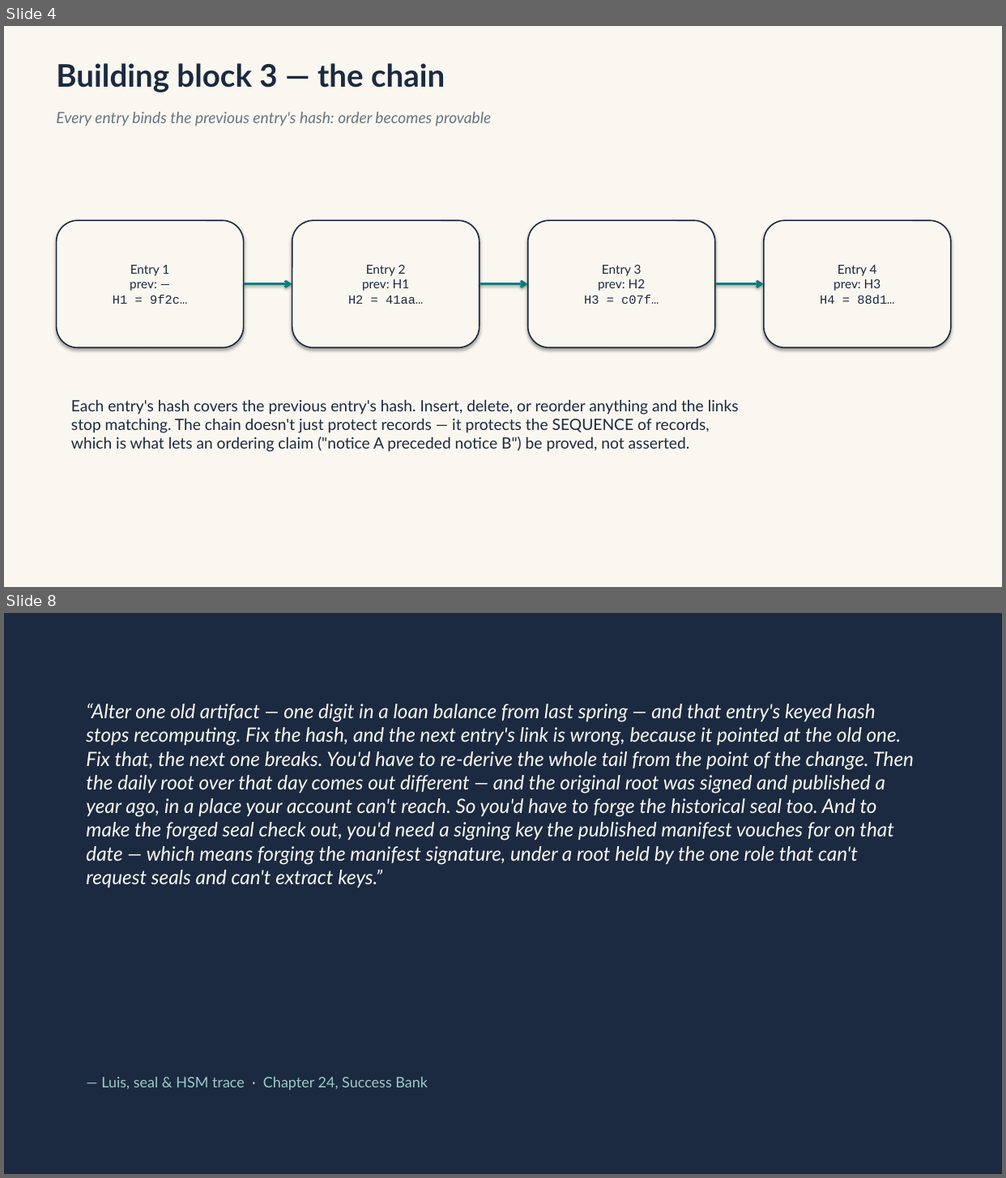
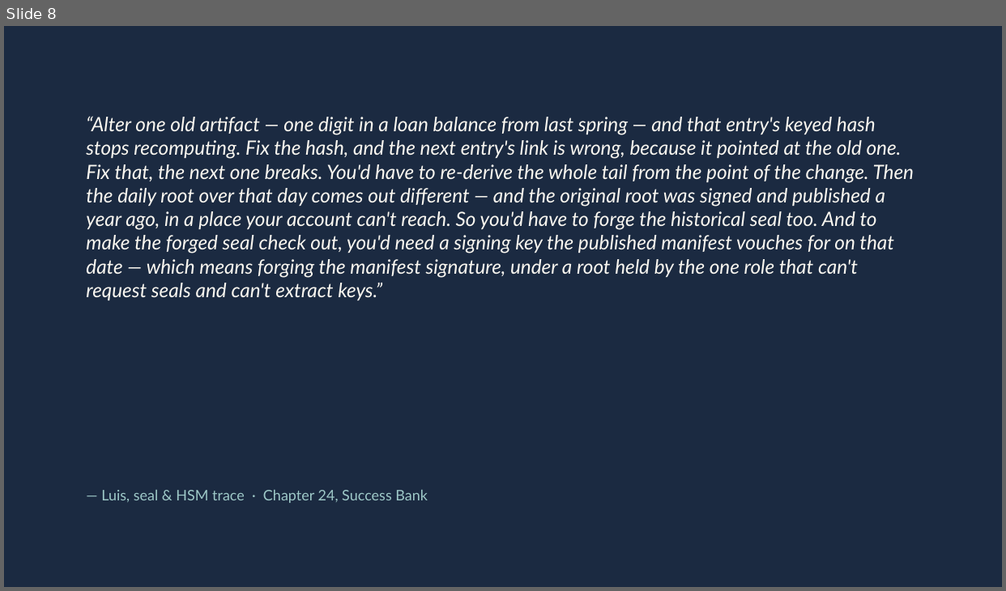
Before and after one commit to mmpworks/Herald.Documentation, a slide deck: diagrams/compliance/merkle-seal-chain.pptx. Shown one above the other, each under a label of ours: slides 4 and 8 before the commit, slide 8 after it; the slides between them are not shown. The pictures are 1006x1178 and 1006x591 pixels, drawn with LibreOffice and Linux fonts; fonts in the diff are those of the drawing. Boxes give left, top, right and bottom in pixels: in the first picture for what was removed or moved away, otherwise in the second. Text is boxed around its words. In the diff, an @@ line names an element or a change of style, - is before the commit and + after.

Commit message:
docs: merkle-seal-chain deck v2 - full data structures
Rebuilt with record-level structs sharing the walk-deck's example data (entries 0410-0412, root 6a3f...d208, seal S-2025-05-23, manifest key windows) so the two decks cross-reference. Tamper cascade now traces concrete field values.

```diff
--- a/diagrams/compliance/merkle-seal-chain.pptx
+++ b/diagrams/compliance/merkle-seal-chain.pptx
@@ slide 4 removed at bbox=[4, 26, 1002, 587], background #FAF7F0 @@
@@ text removed at bbox=[56, 63, 445, 92] @@
-Building block 3 — the chain
@@ text removed at bbox=[56, 112, 491, 126] @@
-Every entry binds the previous entry's hash: order becomes provable
@@ rounded rectangle removed at bbox=[57, 220, 244, 348] @@
-Entry 1
-prev: —
-H1 = 9f2c…
@@ rounded rectangle removed at bbox=[292, 220, 479, 348] @@
-Entry 2
-prev: H1
-H2 = 41aa…
@@ rounded rectangle removed at bbox=[528, 220, 715, 348] @@
-Entry 3
-prev: H2
-H3 = c07f…
@@ rounded rectangle removed at bbox=[764, 220, 951, 348] @@
-Entry 4
-prev: H3
-H4 = 88d1…
@@ arrow removed from (244, 284) to (292, 284) @@
@@ arrow removed from (479, 284) to (528, 284) @@
@@ arrow removed from (715, 284) to (764, 284) @@
@@ text removed at bbox=[71, 400, 739, 452] @@
-Each entry's hash covers the previous entry's hash. Insert, delete, or reorder anything and the links
-stop matching. The chain doesn't just protect records — it protects the SEQUENCE of records,
-which is what lets an ordering claim ("notice A preceded notice B") be proved, not asserted.
```
Also in this commit, not shown: 8 slides changed, 1 slide added.
